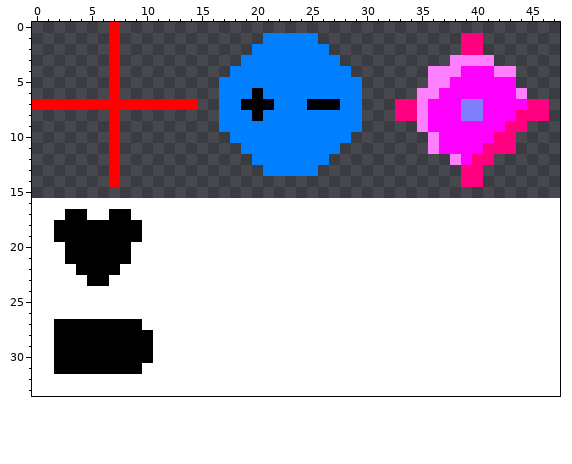
Two states of a pixel-art sprite, shooter/assets/images/crosshair.png. The picture above is the old version.
The file is 48x34 pixels.
After the commit:
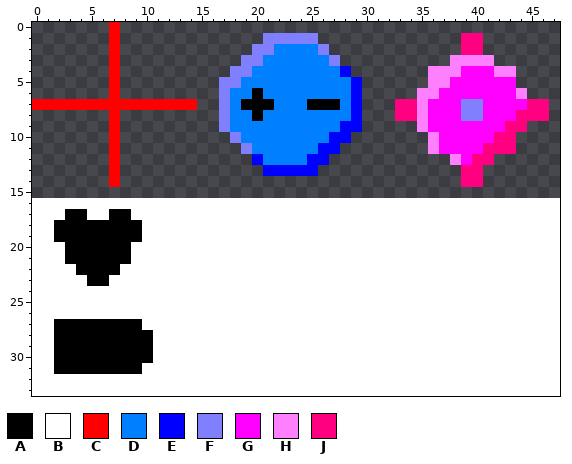
Palette (. is transparent): A #000000  B #ffffff  C #ff0000  D #0080ff  E #0000ff  F #8080ff  G #ff00ff  H #ff80ff  J #ff0080
Difference:
{"y":1,"x":21,"old":"DDDDD","new":"FFFFF"}
{"y":2,"x":20,"old":"DD","new":"FF"}
{"y":2,"x":26,"old":"D","new":"F"}
{"y":3,"x":19,"old":"DD","new":"FF"}
{"y":3,"x":27,"old":"D","new":"F"}
{"y":4,"x":18,"old":"DD","new":"FF"}
{"y":4,"x":28,"old":"D","new":"E"}
{"y":5,"x":17,"old":"DD","new":"FF"}
{"y":5,"x":29,"old":"D","new":"E"}
{"y":6,"x":17,"old":"D","new":"F"}
{"y":6,"x":29,"old":"D","new":"E"}
{"y":7,"x":17,"old":"D","new":"F"}
{"y":7,"x":29,"old":"D","new":"E"}
{"y":8,"x":17,"old":"D","new":"F"}
{"y":8,"x":29,"old":"D","new":"E"}
{"y":9,"x":17,"old":"D","new":"F"}
{"y":9,"x":28,"old":"DD","new":"EE"}
{"y":10,"x":18,"old":"D","new":"F"}
{"y":10,"x":27,"old":"DD","new":"EE"}
{"y":11,"x":19,"old":"D","new":"F"}
{"y":11,"x":26,"old":"DD","new":"EE"}
{"y":12,"x":20,"old":"D","new":"E"}
{"y":12,"x":25,"old":"DD","new":"EE"}
{"y":13,"x":21,"old":"DDDDD","new":"EEEEE"}
